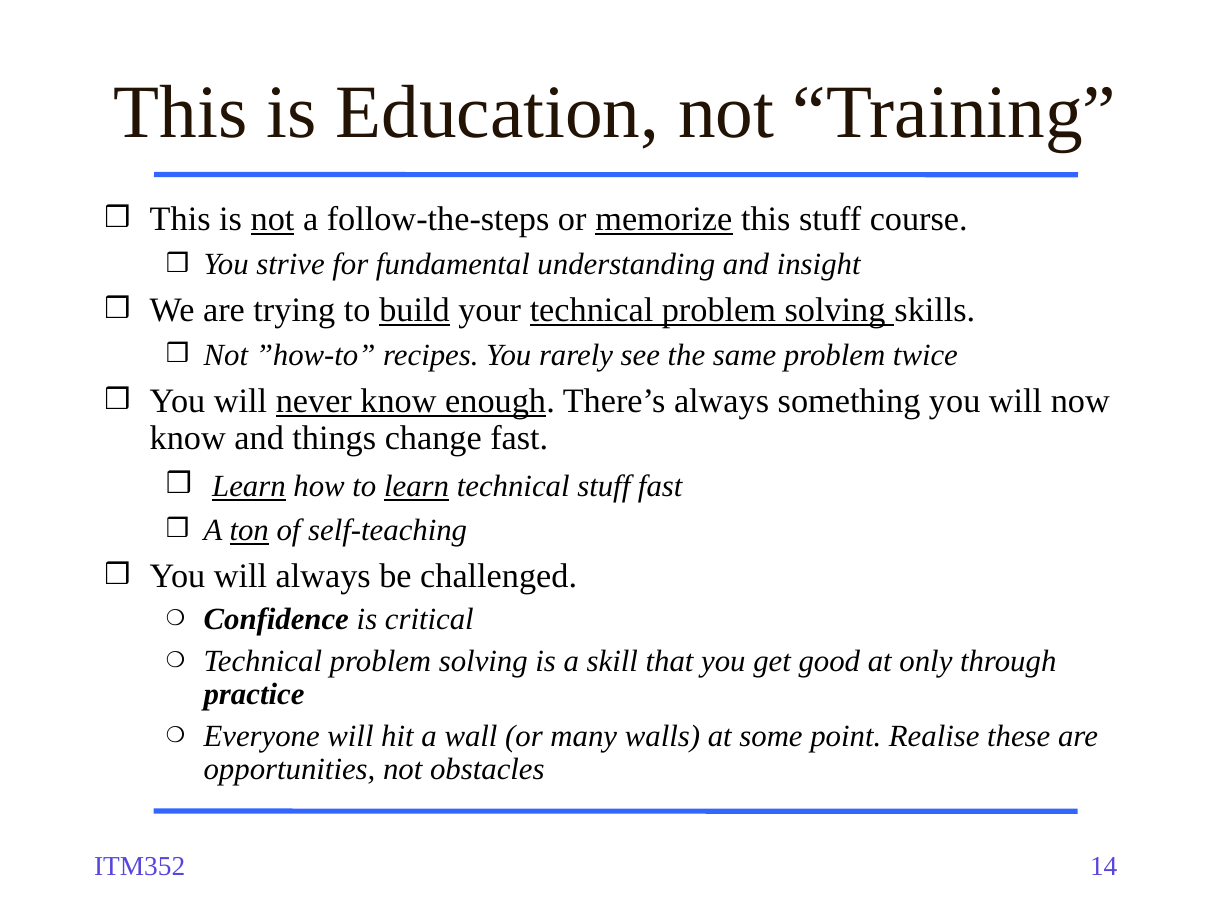
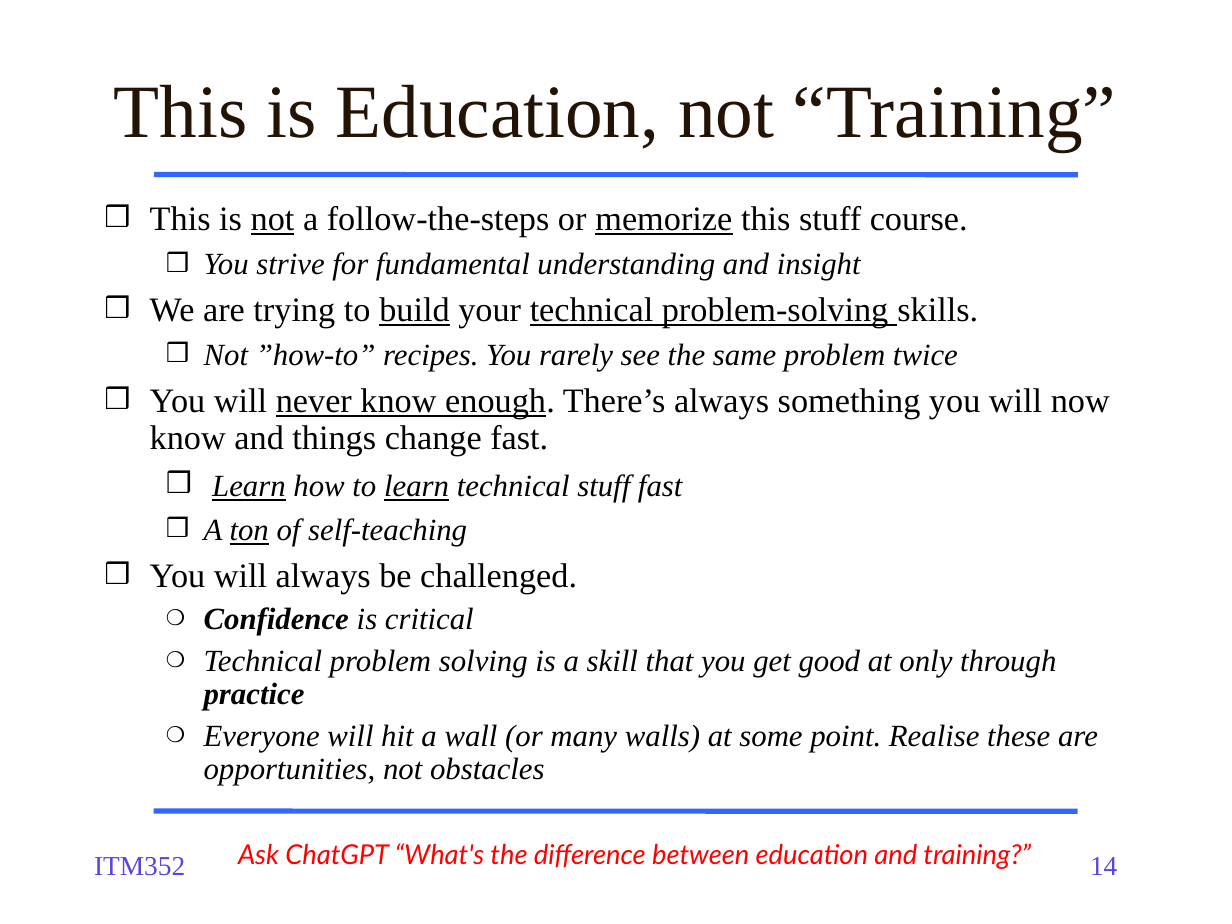
Before and after one commit to dport96/ITM352, a slide deck: slide 14 of morea/010.introduction/ITM352_01_intro.pptx. Drawn at 1232x924 pixels with LibreOffice and Linux fonts; fonts in the diff are those of the drawing. Boxes give left, top, right and bottom in pixels: in the first picture for what was removed or moved away, otherwise in the second. Text is boxed around its words. In the diff, an @@ line names an element or a change of style, - is before the commit and + after.

```diff
--- a/morea/010.introduction/ITM352_01_intro.pptx
+++ b/morea/010.introduction/ITM352_01_intro.pptx
@@ text at [150,297,978,328]: text changed @@
-❒ We are trying to build your technical problem solving skills.
+❒ We are trying to build your technical problem-solving skills.
@@ text added at [238,843,1031,869], 16 pt, text #FF0000, italic @@
+Ask ChatGPT “What's the difference between education and training?”
```
Also in this commit, not shown: 6 other slides changed, 1 other file.
